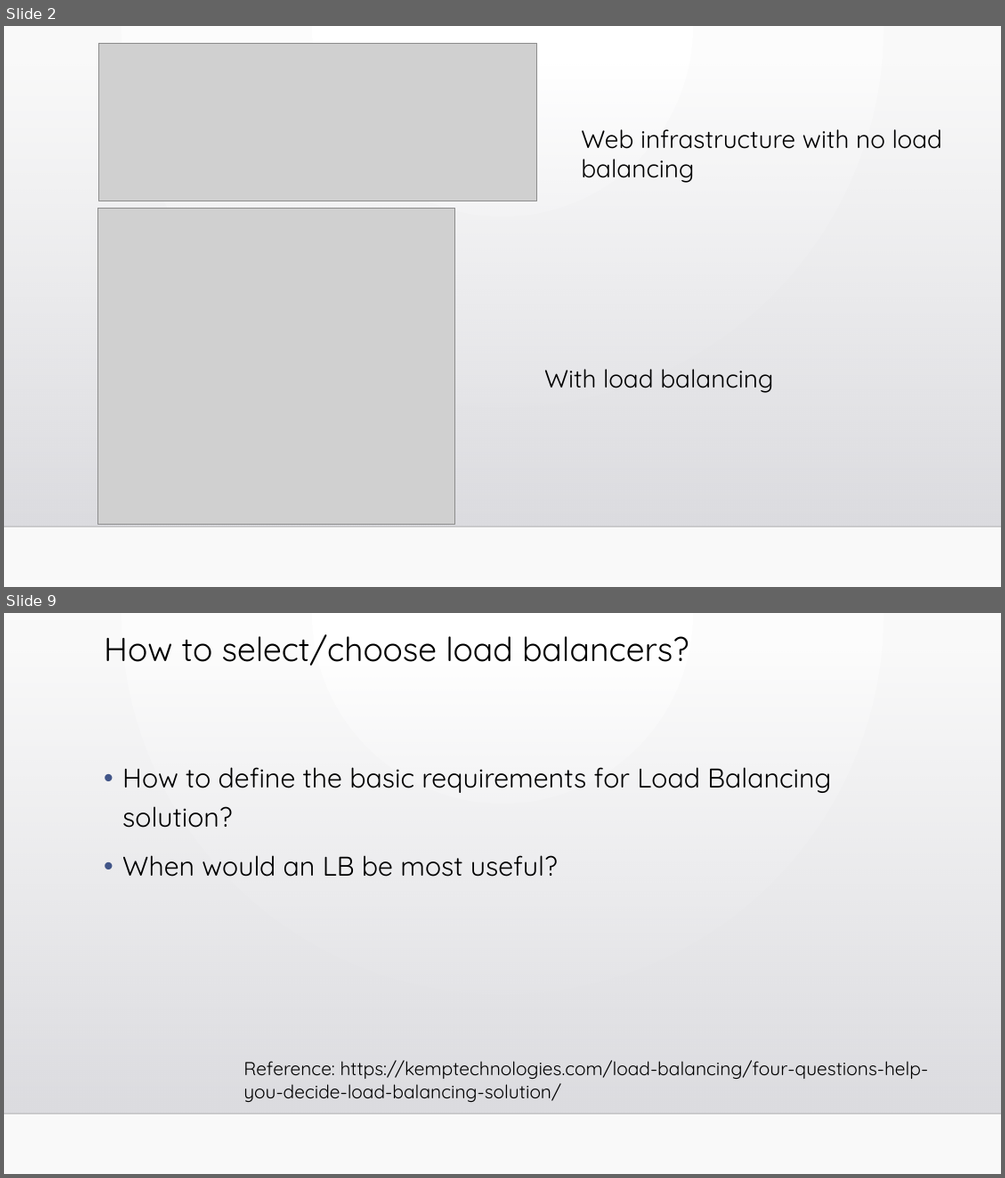
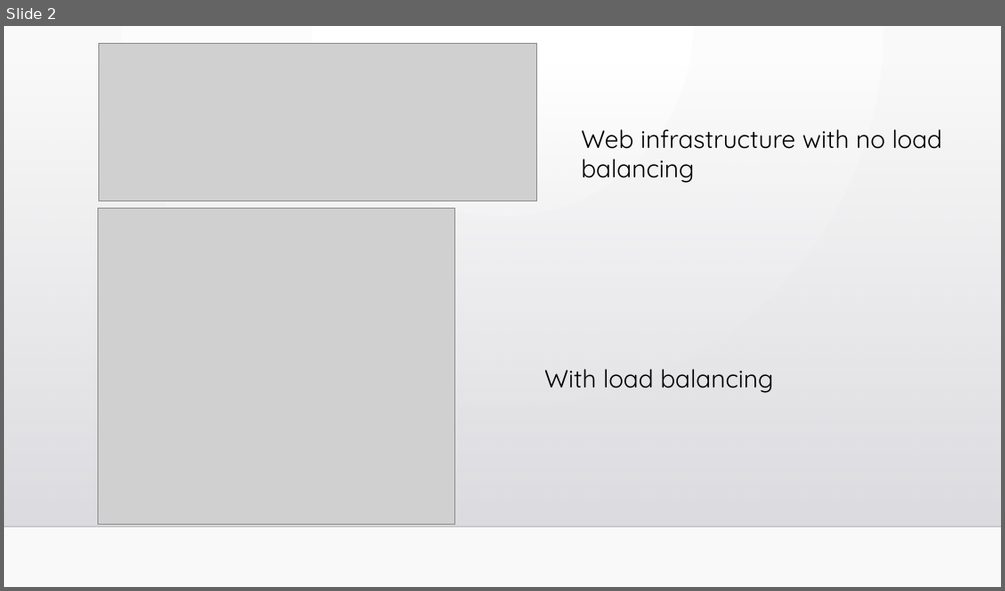
Before and after one commit to Shishir-Kul-012426401/DistributedSystems, a slide deck: Homework 9 - Distributed Applications/load_balancer.pptx. Shown one above the other, each under a label of ours: slides 2 and 9 before the commit, slide 2 after it; the slides between them are not shown. The pictures are 1005x1178 and 1005x591 pixels, drawn with LibreOffice and Linux fonts; fonts in the diff are those of the drawing; grey boxes stand for pictures; background and template pictures are left out. Boxes give left, top, right and bottom in pixels: in the first picture for what was removed or moved away, otherwise in the second. Text is boxed around its words. In the diff, an @@ line names an element or a change of style, - is before the commit and + after.

```diff
--- a/Homework 9 - Distributed Applications/load_balancer.pptx
+++ b/Homework 9 - Distributed Applications/load_balancer.pptx
@@ slide 9 removed at [4,613,1001,1174], background gradient #FFFFFF to #FAFAFA; not listed: 2 template elements that a slide beside it also shows @@
@@ title removed at [104,634,689,666] @@
-How to select/choose load balancers?
@@ text removed at [122,767,831,876] @@
-• How to define the basic requirements for Load Balancing solution?
-• When would an LB be most useful?
@@ text removed at [243,1060,929,1102] @@
-Reference: https://kemptechnologies.com/load-balancing/four-questions-help-you-decide-load-balancing-solution/
```
Also in this commit, not shown: 5 slides changed, 1 slide added, 7 other slides removed.
